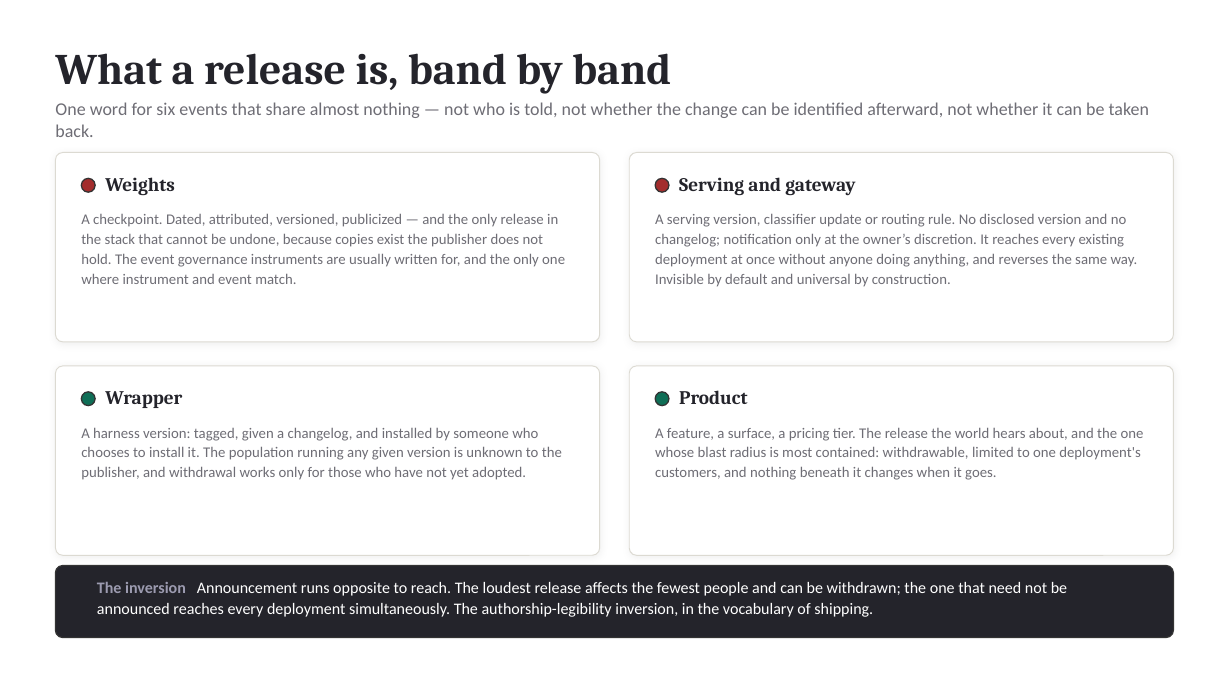
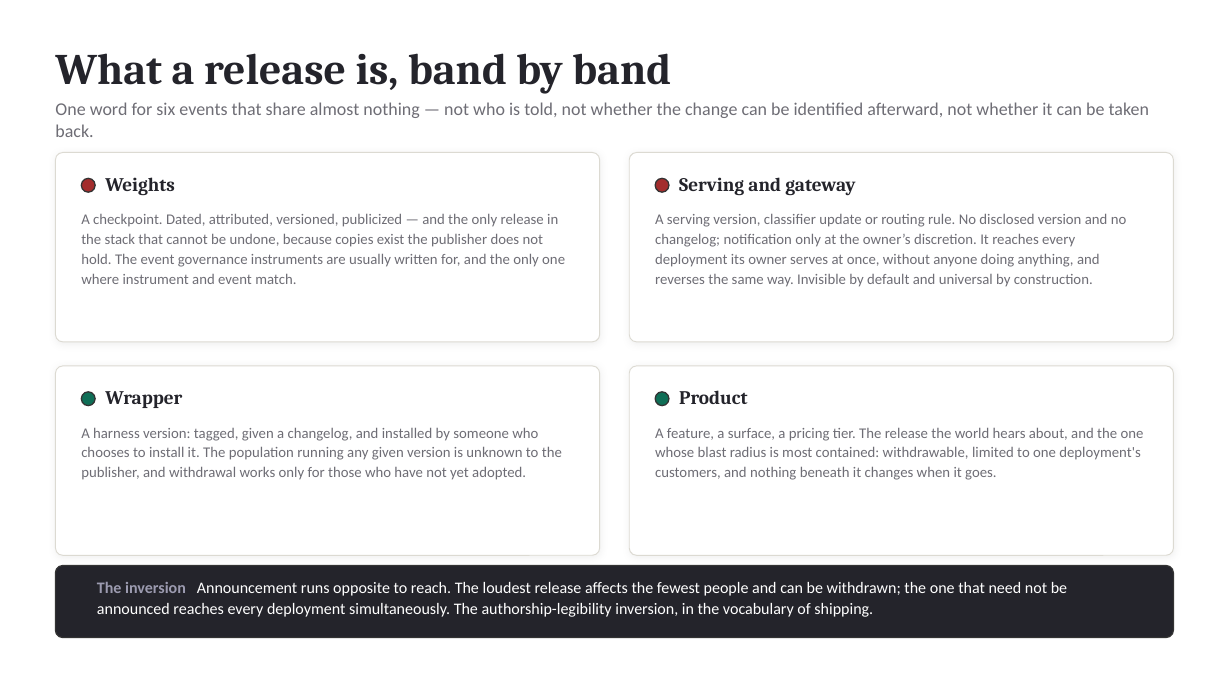
Before and after one commit to djc2002us/where-control-lives, a slide deck: slide 23 of where-control-lives-deck.pptx. Drawn at 1232x693 pixels with LibreOffice and Linux fonts; fonts in the diff are those of the drawing. Boxes give left, top, right and bottom in pixels: in the first picture for what was removed or moved away, otherwise in the second. Text is boxed around its words. In the diff, an @@ line names an element or a change of style, - is before the commit and + after.

```diff
--- a/where-control-lives-deck.pptx
+++ b/where-control-lives-deck.pptx
@@ text at (x1=655, y1=214, x2=1127, y2=287): text changed @@
-A serving version, classifier update or routing rule. No disclosed version and no changelog; notification only at the owner’s discretion. It reaches every existing deployment at once without anyone doing anything, and reverses the same way. Invisible by default and universal by construction.
+A serving version, classifier update or routing rule. No disclosed version and no changelog; notification only at the owner’s discretion. It reaches every deployment its owner serves at once, without anyone doing anything, and reverses the same way. Invisible by default and universal by construction.
```
Also in this commit, not shown: 4 other slides changed, 3 other files.
